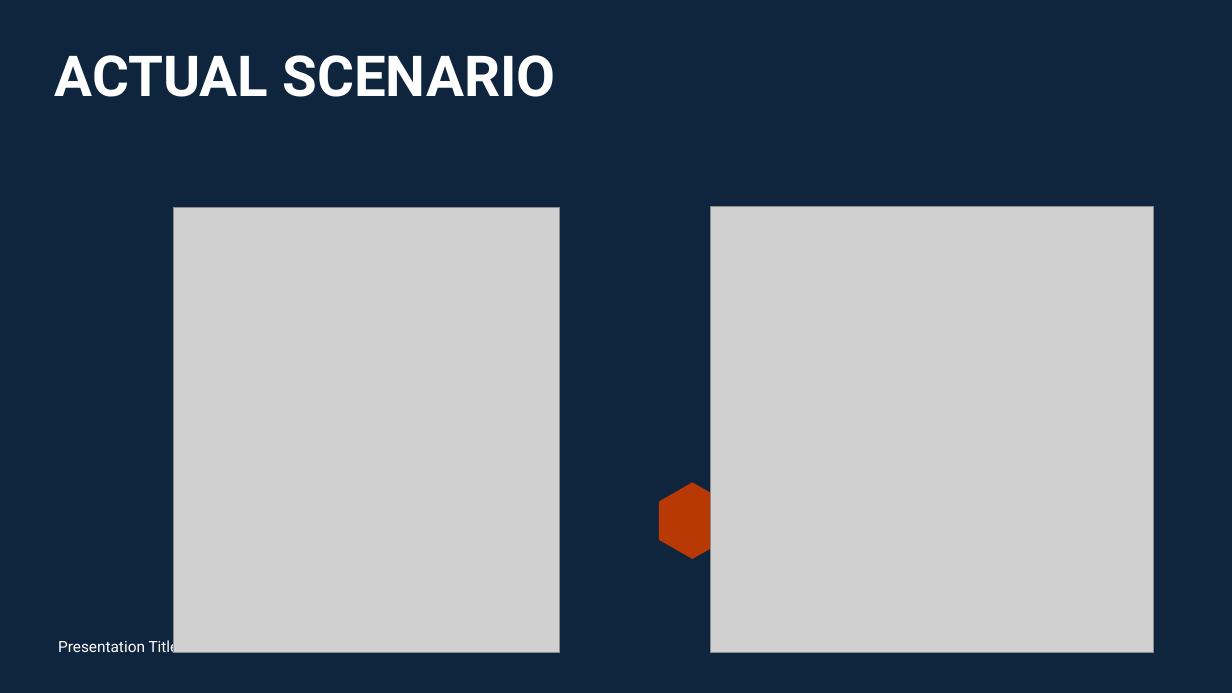
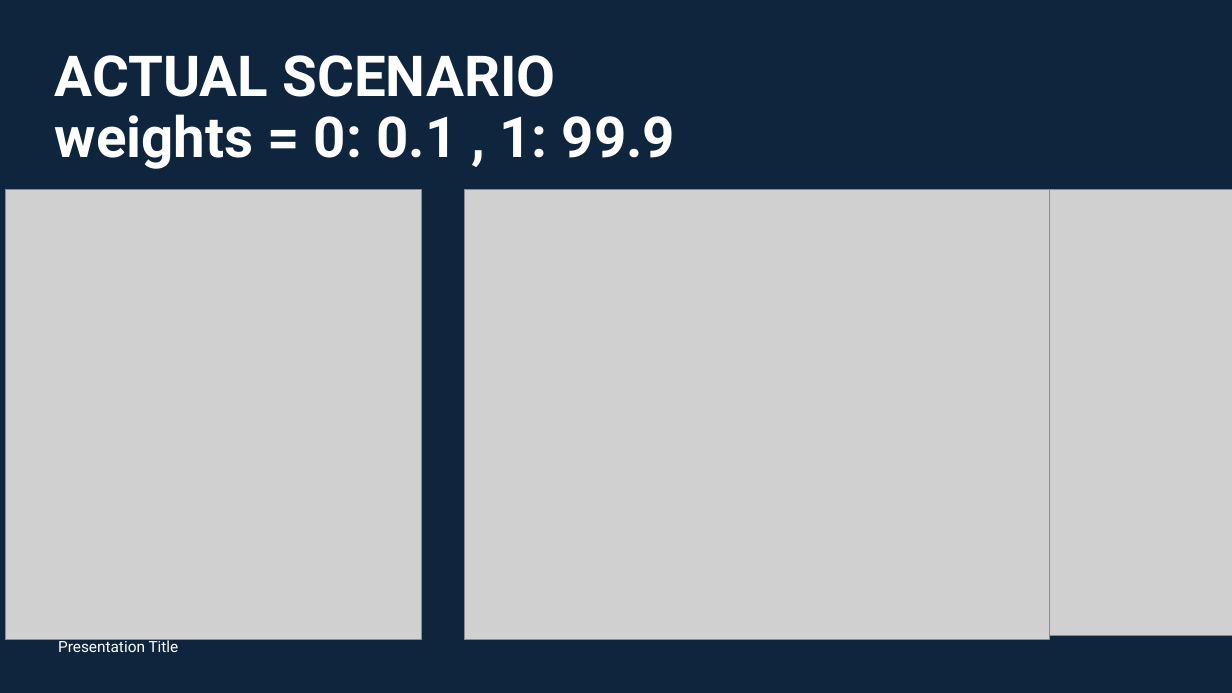
Before and after one commit to MaricrisResma/Detect-Credit-Card-Fraud-DT-RandomForest, a slide deck: slide 4 of DOC/Results_Final.pptx (slide 3 before the commit). Drawn at 1232x693 pixels with LibreOffice and Linux fonts; fonts in the diff are those of the drawing; grey boxes stand for pictures. Boxes give left, top, right and bottom in pixels: in the first picture for what was removed or moved away, otherwise in the second. Text is boxed around its words. In the diff, an @@ line names an element or a change of style, - is before the commit and + after.

```diff
--- a/DOC/Results_Final.pptx
+++ b/DOC/Results_Final.pptx
@@ title at (x1=55, y1=55, x2=676, y2=169): text changed @@
-ACTUAL SCENARIO
+ACTUAL SCENARIO
+weights = 0: 0.1 , 1: 99.9
@@ picture added at (x1=6, y1=189, x2=421, y2=640) @@
@@ picture removed at (x1=173, y1=207, x2=559, y2=653) @@
@@ picture added at (x1=465, y1=189, x2=1050, y2=640) @@
@@ picture resized from (x1=711, y1=207, x2=1154, y2=653) to (x1=936, y1=189, x2=1232, y2=636) @@
@@ freeform shape removed at (x1=659, y1=482, x2=726, y2=559) @@
```
Also in this commit, not shown: 3 other slides changed, 1 slide added, 9 other files.
